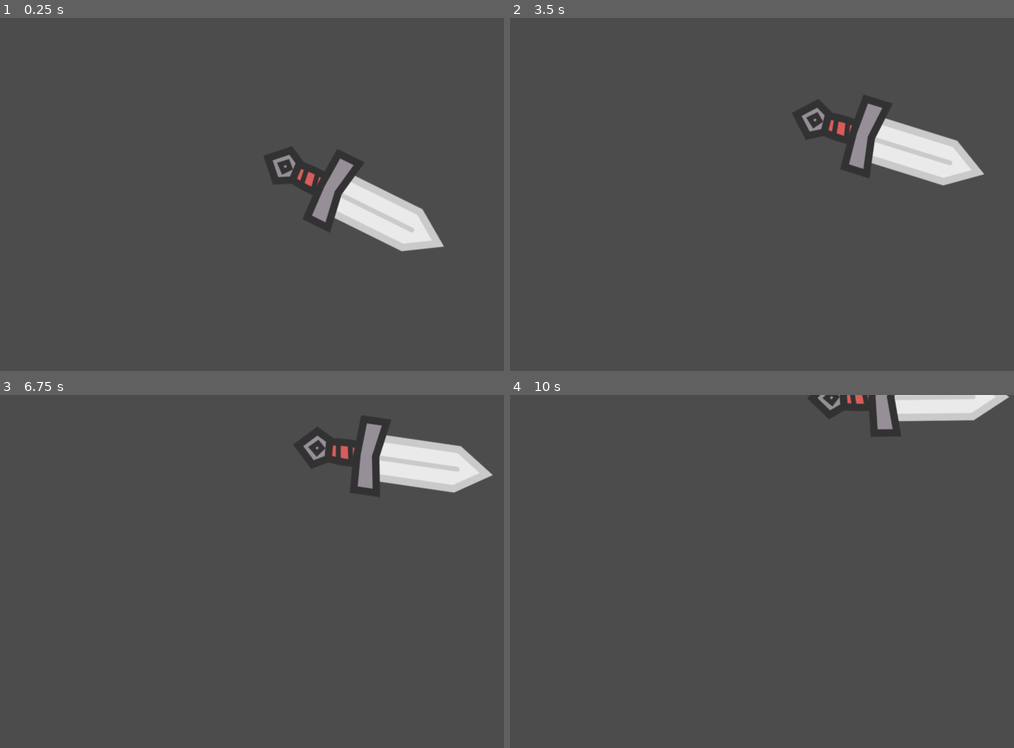
Above: before the commit, frames 1-4 (two rows, left to right).
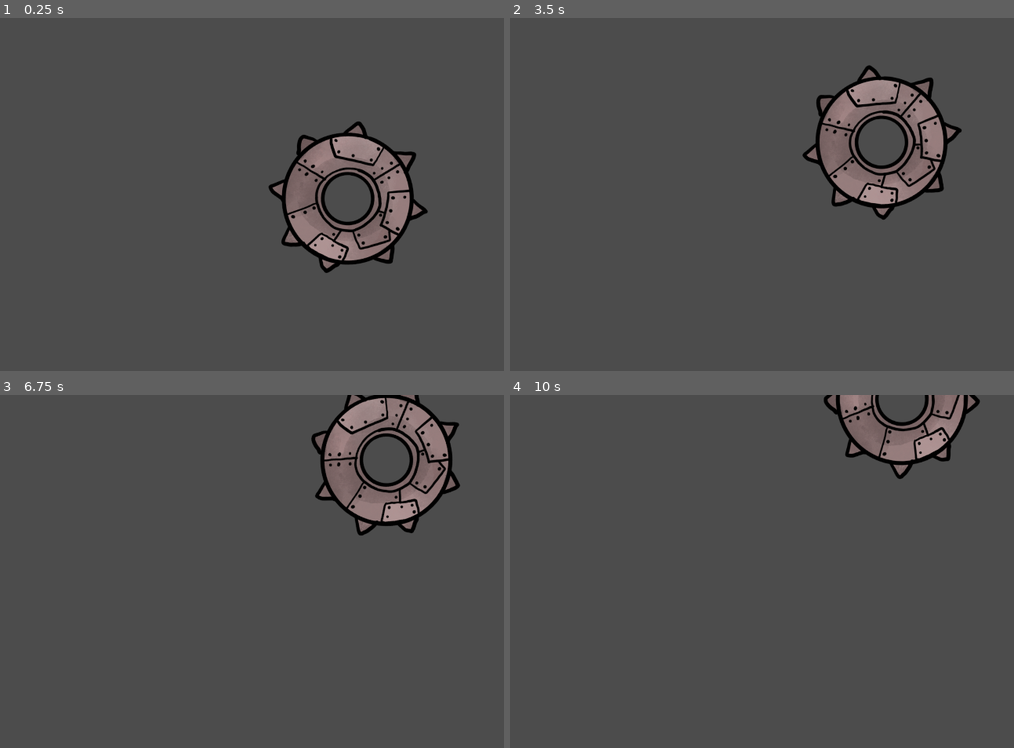
Above: after the commit, the same moments.

Repository: merlinott/LudumDare-51---Halloween-Survivors
Game: Godot game, scene res://Scenes/sword.tscn
Two runs of this game, one before a commit and one after it. Both use one fixed random seed, a clock stepped at 60 frames per second and the inputs below. This scene is started directly instead of the project's main scene.
Inputs:
- Up to frame 1 (0.25 s): no input
- Up to frame 2 (3.5 s): hold Right (ui_right) 0.53-1.28 s; tap Enter at 1.25, 2.75 s; hold Down (ui_down) 1.28-2.03 s; tap Space at 2 s; hold Right (ui_right) 2.03-2.78 s; hold Up (ui_up) from 2.78 s (still down)
- Up to frame 3 (6.75 s): release Up (ui_up) at 3.53 s; hold Left (ui_left) 3.53-5.03 s; tap Space at 5, 6.5 s; hold Down (ui_down) 5.03-5.78 s; tap Enter at 5.75 s; hold Right (ui_right) 5.78-6.53 s; hold Up (ui_up) from 6.53 s (still down)
- Up to frame 4 (10 s): release Up (ui_up) at 7.28 s; hold Right (ui_right) 7.28-8.03 s; hold Down (ui_down) 8.03-8.78 s; hold Left (ui_left) 8.78-9.53 s; hold Up (ui_up) from 9.53 s (still down)

The runs differ from the first frame. In frame 1, 9.2% of the frame differs, in the area x 52-89%, y 29-73%; in frame 2, 9.2%, in the area x 55-95%, y 13-58%; in frame 3, 9.0%; in frame 4, 4.9%.

Commit message:
new weapon 1 sprite

Diff:
--- a/Scenes/sword.tscn
+++ b/Scenes/sword.tscn
@@ -1,16 +1,16 @@
 [gd_scene load_steps=5 format=2]
 
-[ext_resource path="res://Assets/sword01.png" type="Texture" id=1]
+[ext_resource path="res://Assets/IMG_6695.png" type="Texture" id=1]
 [ext_resource path="res://sword.gd" type="Script" id=2]
 
 [sub_resource type="CircleShape2D" id=1]
-radius = 198.645
+radius = 157.318
 
 [sub_resource type="Animation" id=2]
 resource_name = "anim"
 loop = true
 tracks/0/type = "value"
-tracks/0/path = NodePath("Sprite:rotation_degrees")
+tracks/0/path = NodePath("Node2D/Sprite:rotation_degrees")
 tracks/0/interp = 1
 tracks/0/loop_wrap = true
 tracks/0/imported = false
@@ -21,21 +21,36 @@
 "update": 0,
 "values": [ 0.0, 360.0 ]
 }
+tracks/1/type = "value"
+tracks/1/path = NodePath("Node2D:rotation_degrees")
+tracks/1/interp = 1
+tracks/1/loop_wrap = true
+tracks/1/imported = false
+tracks/1/enabled = true
+tracks/1/keys = {
+"times": PoolRealArray( 0, 1 ),
+"transitions": PoolRealArray( 1, 1 ),
+"update": 0,
+"values": [ 0.0, 360.0 ]
+}
 
 [node name="sword" type="Node2D" groups=["sword"]]
 script = ExtResource( 2 )
 
-[node name="Sprite" type="Sprite" parent="."]
-position = Vector2( -2.73196e-09, 0.015625 )
-rotation = 4.68472
+[node name="Node2D" type="Node2D" parent="."]
+rotation = 6.28319
+
+[node name="Sprite" type="Sprite" parent="Node2D"]
+position = Vector2( 805, -2 )
+rotation = 6.28319
 texture = ExtResource( 1 )
-offset = Vector2( 800, 0 )
+offset = Vector2( -5, 2.01563 )
 
-[node name="sword" type="Area2D" parent="Sprite" groups=["sword"]]
+[node name="sword" type="Area2D" parent="Node2D/Sprite" groups=["sword"]]
 position = Vector2( 0, -0.015625 )
 
-[node name="CollisionShape2D" type="CollisionShape2D" parent="Sprite/sword"]
-position = Vector2( 893.476, -4.26758 )
+[node name="CollisionShape2D" type="CollisionShape2D" parent="Node2D/Sprite/sword"]
+position = Vector2( -2.00006, -1.98438 )
 shape = SubResource( 1 )
 
 [node name="AnimationPlayer" type="AnimationPlayer" parent="."]
Binary file added: Assets/IMG_6695.png
Not shown, added: Assets/IMG_6695.png.import
Not shown, changed: export_presets.cfg
